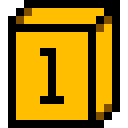
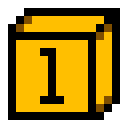
Revision of a layered w=128, h=128 image; what changed, layer by layer:
painted on "Background" over [left=8, top=0, right=120, bottom=128]
